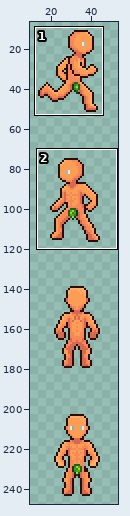
A pixel-art file gets an edit: Assets/Main/Art/Player/1234.aseprite. Above, an overview of the earlier version with the close-up marked.
Close-up. Before the commit:
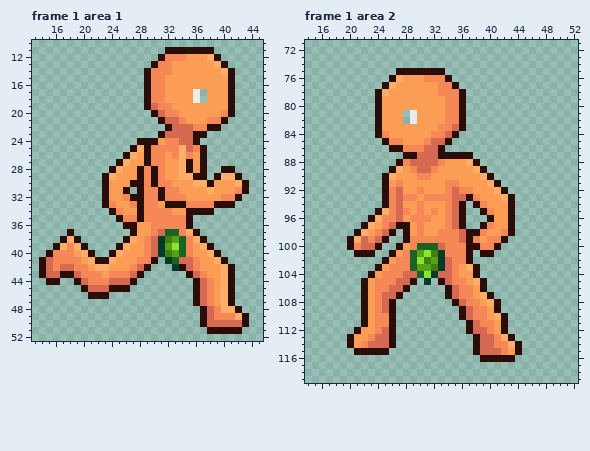
64x256 pixels, 8 frames. Shown: frame 1 area 1: x 13..45, y 10..52; frame 1 area 2: x 14..52, y 71..119. The wide view leaves out empty margins. The commit also changed other frames or places, which this record leaves out.
New version:
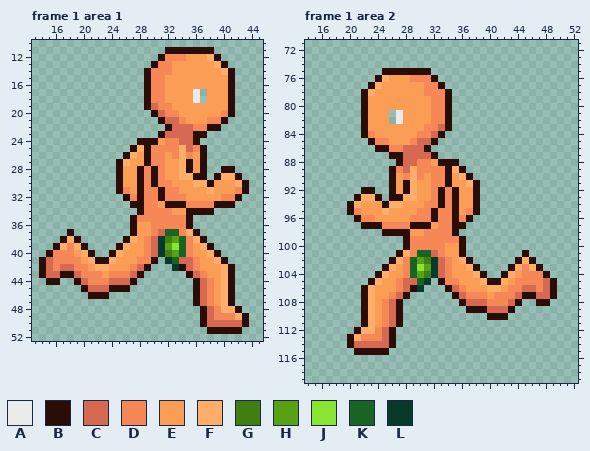
Palette (. is transparent): A #ebebeb  B #2b0d07  C #d66952  D #f68857  E #fb9d55  F #ffae69  G #3f7f11  H #57a114  J #89e532  K #196323  L #063a2b
What changed:
Frame 1 area 1, layer "Body":
y 28: x 24..25 BF -> .B
y 29: x 23..25 BFE -> ..B
y 30: x 23..25 BEE -> ..B; x 27 B -> E
y 31: x 23..27 BEEB. -> ..BDE
y 32: x 23..27 BEEDB -> ...BD
y 33: x 23..27 BDEED -> ....B
y 34: x 24..27 BDEE -> ....
y 35: x 25..28 BDDB -> ..BD
y 36: x 26 B -> .
Frame 1 area 2, layer "Body":
y 75: x 25..26 .. -> BB; x 32..33 BB -> ..
y 76: x 24..27 ..BF -> BFEE; x 29..30 EE -> DD; x 32..34 DDB -> B..
y 77: x 23..26 ..BF -> BFEE; x 31..35 EEDDB -> DDB..
y 78: x 22..25 ..BF -> BFEE; x 31..32 EE -> DD; x 34..36 DDB -> B..
y 79..80: x 22..24 ..B -> BEE; x 32..36 EEDDB -> DDB..
y 81..82: x 22..24 ..B -> BEE; x 26..29 EE.A -> .AEE; x 32..36 EEDDB -> DDB..
y 83: x 22..24 ..B -> BEE; x 31..36 EEDDCB -> DDCB..
y 84: x 22..25 ..BD -> BDEE; x 30..35 EEDDCB -> DDCB..
y 85: x 23..27 ..BDD -> BDDEE; x 29..34 EEDCCB -> DCCB..
y 86: x 24..33 ..BBDDDCCB -> BBDDCCCB..
y 87: x 26..29 ..BB -> BBCC; x 32..37 CBBBBB -> B.....
y 88: x 28 D -> C; x 30..38 CCCDEEEFB -> DDEBBB...
y 89: x 27..31 FEDCC -> DCFDD; x 33..39 EEEEEFB -> DBFB...
y 90: x 25..26 BF -> .B; x 28..29 EE -> DF; x 31..34 DEEE -> EDDB; x 36..40 EEEFB -> FB...
y 91: x 25..29 BEDEE -> .BEBF; x 32..35 EEDD -> DDBE; x 37..41 EEEFB -> FB...
y 92: x 22..23 .. -> BB; x 25..30 BDCEED -> .BEBFE; x 32..33 EE -> DB; x 35..42 CDDEEEFB -> BEEB....
y 93: x 21..29 ....BDCDD -> BFFB.BBFF; x 31 D -> E; x 33 D -> B; x 35..43 CCBDEEEFB -> BEEB.....
y 94: x 20..24 ..... -> BFEEE; x 26..27 DC -> FF; x 30..33 DEEE -> EDDB; x 35..37 CB. -> BEE; x 39..43 DEEEB -> .....
y 95: x 20..24 ....B -> BDEEE; x 26..28 DCD -> EEE; x 31..33 EDE -> DBD; x 35..43 CB..BDEEB -> BEDB.....
y 96: x 21..27 ..BFDDC -> BDDEEEE; x 32..33 EE -> BD; x 35..37 CB. -> BDB; x 40..43 BEEB -> ....
y 97: x 23..24 FE -> BB; x 26..31 CBBEDE -> DDDBBB; x 33 E -> D; x 35 C -> B; x 39..43 BDEEB -> .....
y 98: x 21..25 BFEDC -> ....B; x 27 . -> B; x 30..32 DEE -> EDD; x 35..43 DCBBDEEDB -> B........
y 99: x 20..25 BFCDCB -> ......; x 36..42 CBDEDDB -> B......
y 100: x 20..24 BDCCB -> .....; x 27..28 BE -> .B; x 30..41 KKKCDDDBBDDB -> DDDDEEB.....
y 101: x 21..23 BBB -> ...; x 26..37 BEDKHJGLDDDB -> .BFDKKCDEEB.; x 39..40 BB -> ..; x 45 . -> B
y 102: x 25..27 BED -> .BF; x 30 J -> H; x 32..36 HLCDD -> LCDEF; x 44..46 ... -> BFB
y 103: x 24..27 BEDD -> .BFE; x 30 H -> J; x 32..35 GLCD -> LCDE; x 43..47 ..... -> BFDFB
y 104: x 23..31 BEDDDCCKJ -> .BFEEDKHG; x 34..35 CD -> DE; x 38..39 B. -> FB; x 42..48 ....... -> BFEDDDB
y 105: x 22..27 BEDDDC -> .BFEED; x 29..30 B. -> CK; x 34 C -> D; x 36 D -> E; x 38..49 FB.......... -> EFBBFEDDDDCB
y 106: x 23..30 EDDCCB.. -> FEEEDCBL; x 37 D -> E; x 39..49 B.......... -> EFFEDDCCDCB
y 107: x 23..28 EDCCB. -> FEEDCB; x 34..36 BCD -> .BC; x 38..49 EFB......... -> DDEDDDCBBCCB
y 108: x 23..27 EDCB. -> FEDCB; x 35..44 BCDDEFB... -> .BCCCDDDCB; x 47..48 .. -> BB
y 109: x 23..27 EDCB. -> FEDCB; x 36..43 BCDDEB.. -> .BBBCCCB
y 110: x 23..24 ED -> FE; x 26..27 B. -> CB; x 36..41 BCDDEF -> ....BB
y 111: x 23..24 ED -> FE; x 26..27 B. -> CB; x 37..42 BCDDEB -> ......
y 112: x 22..23 EE -> FF; x 37..42 BCCDEB -> ......
y 113: x 21..22 EE -> FD; x 24 C -> D; x 38..43 BCCDFB -> ......
y 114: x 21..22 ED -> CC; x 38..44 BCCDDFB -> .......
y 115: x 38..44 BCCCDEB -> .......
y 116: x 39..43 BBBBB -> .....
Pixel boxes of the changes (left, top, right, bottom) in both close-ups:
changed: (102, 166, 144, 229)
changed: (347, 68, 557, 362)
